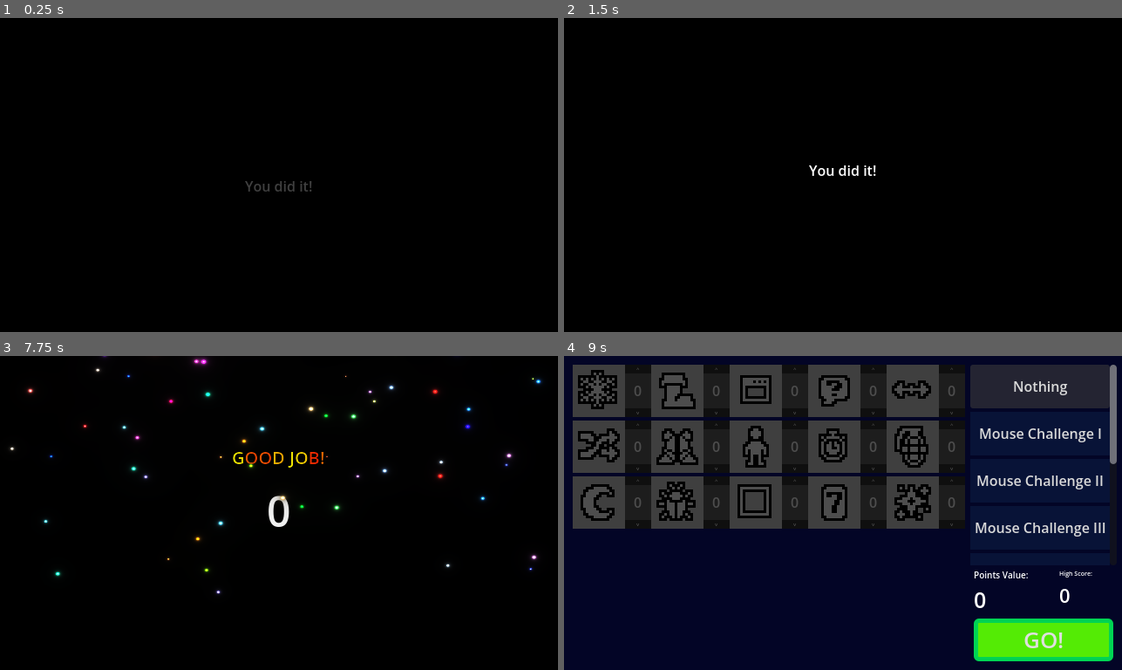
Above: before the commit, frames 1-4 (two rows, left to right).
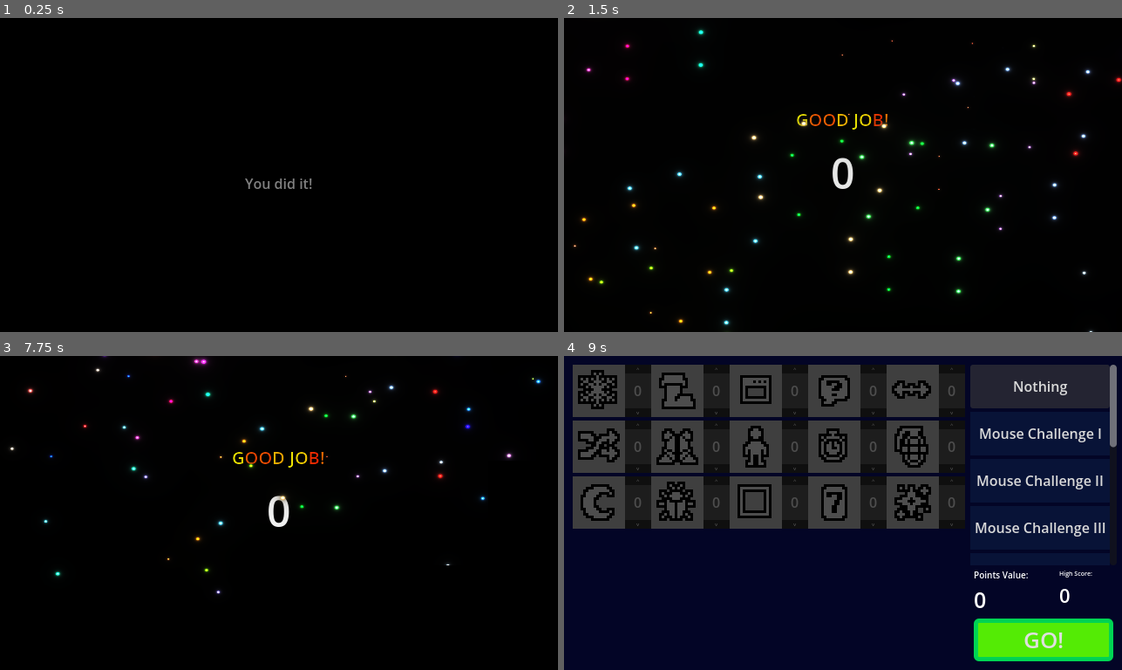
Above: after the commit, the same moments.

Repository: Martisos/Ultimate-Custom-Platformer-Game
Game: Godot game, scene res://scenes/menu/win_screen.tscn
Same seed, same stepped clock (60 frames per second), same inputs: the game is played once before the commit and once after it. This scene is started directly instead of the project's main scene.
Inputs (mouse positions are in pixels of both pictures, inside the frame that each line leads up to):
- Up to frame 1 (0.25 s): no input
- Up to frame 2 (1.5 s): tap Enter at 0.5 s; move the mouse to (965, 159) at 0.52 s; hold D (right) from 0.53 s (still down); tap W (jump) at 0.6, 0.77, 1.07 s; click (965, 159) at 0.67 s; move the mouse to (731, 190) at 1.27 s; tap Alt at 1.35 s; click (731, 190) at 1.42 s
- Up to frame 3 (7.75 s): tap W (jump) at 1.52, 1.55, 1.82, 2.3, 2.85, 3.02, 3.32, 3.77, 3.8, 4.07, 4.52, 4.55, 4.82, 5.1, 6.02, 6.05, 6.32, 6.77, 6.8, 7.07, 7.35, 7.52 s; move the mouse to (334, 443) at 2.02 s; release D (right) at 2.03 s; hold A (left) 2.03-2.78 s; tap Shift at 2.1, 4.35, 6.6 s; click (334, 443) at 2.17 s; move the mouse to (251, 575) at 2.77 s; hold D (right) 2.78-4.28 s; click (251, 575) at 2.92 s; move the mouse to (446, 560) at 3.52 s; tap Alt at 3.6, 5.85 s; click (446, 560) at 3.67 s; tap R (reset) at 4.15 s; move the mouse to (111, 465) at 4.27 s; hold A (left) 4.28-5.03 s; click (111, 465) at 4.42 s; move the mouse to (306, 513) at 5.02 s; hold D (right) 5.03-5.78 s; click (306, 513) at 5.17 s; move the mouse to (195, 434) at 5.77 s; hold A (left) 5.78-7.28 s; click (195, 434) at 5.92 s; move the mouse to (401, 497) at 6.52 s; click (401, 497) at 6.67 s; move the mouse to (167, 528) at 7.27 s; hold D (right) from 7.28 s (still down); click (167, 528) at 7.42 s
- Up to frame 4 (9 s): tap W (jump) at 7.82, 8.3 s; move the mouse to (898, 443) at 8.02 s; tap Alt at 8.1 s; click (898, 443) at 8.17 s; release D (right) at 8.75 s; click "Nothing" at 8.75 s

The runs differ from the first frame. In frame 1, 0.2% of the frame differs, in the area x 43-56%, y 51-56%; in frame 2, 2.2%, in the area x 1-100%, y 3-100%; in frame 3, less than 0.1%; in frame 4, less than 0.1%.

Commit message:
Win Screen update + minor changes

Diff:
--- a/scenes/challenges/immortal_snail.tscn
+++ b/scenes/challenges/immortal_snail.tscn
@@ -1,20 +1,19 @@
 [gd_scene format=3 uid="uid://df3ie4ptl3l6e"]
 
 [ext_resource type="Script" uid="uid://ctndrkf02fet" path="res://scripts/challenges/immortal_snail.gd" id="1_vjpk5"]
+[ext_resource type="Texture2D" uid="uid://cfgsvl41tcsa6" path="res://resources/sprites/snail/snail.png" id="2_ajx7o"]
 
 [sub_resource type="RectangleShape2D" id="RectangleShape2D_kb7tl"]
-size = Vector2(8, 6)
+size = Vector2(11, 7)
 
 [node name="ImmortalSnail" type="Area2D" unique_id=1759505893]
 script = ExtResource("1_vjpk5")
 
 [node name="CollisionShape2D" type="CollisionShape2D" parent="." unique_id=1202930728]
+position = Vector2(-0.5, 0.5)
 shape = SubResource("RectangleShape2D_kb7tl")
 
-[node name="ColorRect" type="ColorRect" parent="." unique_id=473123666]
-offset_left = -4.0
-offset_top = -3.0
-offset_right = 4.0
-offset_bottom = 3.0
+[node name="Sprite2D" type="Sprite2D" parent="." unique_id=81051239]
+texture = ExtResource("2_ajx7o")
 
 [connection signal="body_entered" from="." to="." method="_on_body_entered"]
--- a/scenes/menu/death_screen.tscn
+++ b/scenes/menu/death_screen.tscn
@@ -54,7 +54,6 @@
 offset_bottom = 29.5
 grow_horizontal = 2
 grow_vertical = 2
-metadata/_edit_group_ = true
 
 [node name="GameOverLabel" type="Label" parent="Background/Container/VBoxContainer" unique_id=46657978]
 material = SubResource("ShaderMaterial_kb7tl")
@@ -86,6 +85,22 @@
 horizontal_alignment = 1
 vertical_alignment = 1
 
+[node name="Label2" type="Label" parent="Background/Container/VBoxContainer/AgainButton" unique_id=1805622814]
+layout_mode = 1
+anchors_preset = 15
+anchor_right = 1.0
+anchor_bottom = 1.0
+offset_top = 21.25
+offset_bottom = 21.25
+grow_horizontal = 2
+grow_vertical = 2
+mouse_default_cursor_shape = 2
+theme_override_colors/font_color = Color(0.21484375, 0.21484375, 0.21484375, 1)
+theme_override_font_sizes/font_size = 10
+text = "(or press \"R\" to reset anytime)"
+horizontal_alignment = 1
+vertical_alignment = 1
+
 [node name="MenuButton" type="Button" parent="Background/Container" unique_id=431655260]
 layout_mode = 0
 offset_left = 550.0
--- a/scripts/challenges/challenge_manager.gd
+++ b/scripts/challenges/challenge_manager.gd
@@ -44,6 +44,14 @@
 		"title" : "Slop Platformer",
 		"beaten" : false
 	},
+	"can_not_kill" : {
+		"title" : "Can't quite kill you",
+		"beaten" : false
+	},
+	"can_kill" : {
+		"title" : "Can quite kill you",
+		"beaten" : false
+	},
 	"all_one": {
 		"title" : "All to 1",
 		"beaten": false
@@ -74,7 +82,6 @@
 
 	is_resetting = true
 
-	ChallengeManager.is_new_high_score = false
 	ChallengeManager.save_game()
 
 	TransitionScreen.change_scene("res://scenes/maps/world_1.tscn")
@@ -246,6 +253,23 @@
 			challenges["immortal_snail"] = 3
 			challenges["lag"] = 2
 			challenges["dead_pixels"] = 3
+		"can_not_kill":
+			challenges["ice_floor"] = 3
+			challenges["rigid_jump"] = 1
+			challenges["popups"] = 2
+			challenges["mirror"] = 2
+			challenges["random_shaders"] = 3
+			challenges["random_animations"] = 1
+			challenges["flashbang_cat"] = 3
+			challenges["flashlight"] = 3
+			challenges["lag"] = 1
+			challenges["dead_pixels"] = 3
+			challenges["visual_effects"] = 2
+		"can_kill":
+			challenges["wanna_keep_playing"] = 3
+			challenges["fall_damage"] = 3
+			challenges["immortal_snail"] = 3
+			challenges["gambling"] = 3
 
 func complete_preset(preset_name: String) -> void:
 	if presets.has(preset_name):
--- a/scripts/menu/win_screen.gd
+++ b/scripts/menu/win_screen.gd
@@ -6,6 +6,8 @@
 @onready var congrats_label: RichTextLabel = $Container/CongratsLabel
 @onready var score_label: Label = $Container/ScoreLabel
 @onready var new_highscore_label: Label = $Container/NewHighscoreLabel
+
+const menu_music: AudioStream = preload("uid://bwtw8j5vs3igj")
 
 var texts: Array[String] = [
 	"[center][b][font_size=20]GOOD JOB![/font_size][/b][/center]",
@@ -34,6 +36,7 @@
 
 	score_label.text = str(0)
 	container.hide()
+	AudioManager.play_music(menu_music)
 	start_did_it_animation()
 
 func start_did_it_animation() -> void:
@@ -42,8 +45,8 @@
 	did_it_label.modulate = Color(1.0, 1.0, 1.0, 0.0)
 
 	var tween = create_tween().set_parallel(true)
-	tween.tween_property(did_it_label, "position:y", start_position_y - 30, 2)
-	tween.tween_property(did_it_label, "modulate", Color(1.0, 1.0, 1.0, 1), 1)
+	tween.tween_property(did_it_label, "position:y", start_position_y - 30, 1)
+	tween.tween_property(did_it_label, "modulate", Color(1.0, 1.0, 1.0, 1), 0.5)
 	await tween.finished
 	did_it_label.hide()
 	container.show()
@@ -78,7 +81,8 @@
 func go_to_menu() -> void:
 	await get_tree().create_timer(6.5).timeout
 	ChallengeManager.save_game()
-	get_tree().change_scene_to_file("res://scenes/menu/challenge_menu.tscn")
+
+	TransitionScreen.change_scene("res://scenes/menu/challenge_menu.tscn")
 
 func update_text() -> void:
 	var mat = congrats_label.material as ShaderMaterial
@@ -90,21 +94,21 @@
 			mat.set_shader_parameter("color2", Color(0.773, 0.752, 0.473, 1.0))
 			mat.set_shader_parameter("speed", 5.0)
 
-	elif current_displayed_score >= 3400:
+	elif current_displayed_score >= 3300:
 		congrats_label.text = texts[3]
 		if mat:
 			mat.set_shader_parameter("color1", Color(0.5, 0.0, 1.0))
 			mat.set_shader_parameter("color2", Color(1.0, 0.044, 0.724, 1.0))
 			mat.set_shader_parameter("speed", 5.0)
 
-	elif current_displayed_score >= 2500:
+	elif current_displayed_score >= 2200:
 		congrats_label.text = texts[2]
 		if mat:
 			mat.set_shader_parameter("color1", Color(0.0, 0.5, 1.0))
 			mat.set_shader_parameter("color2", Color(0.0, 1.0, 1.0))
 			mat.set_shader_parameter("speed", 5.0)
 
-	elif current_displayed_score >= 1200:
+	elif current_displayed_score >= 1000:
 		congrats_label.text = texts[1]
 		if mat:
 			mat.set_shader_parameter("color1", Color(0.0, 1.0, 0.0))
@@ -120,7 +124,6 @@
 
 	score_label.text = str(current_displayed_score)
 
-
 func set_timer() -> void:
 	timer = max_time
 	if ChallengeManager.is_new_high_score:
Not shown, added: resources/sounds/music/win.ogg.import
Binary file added: resources/sprites/snail/snail.png
Not shown, added: resources/sprites/snail/snail.png.import
Not shown, added: resources/sounds/music/win.ogg
